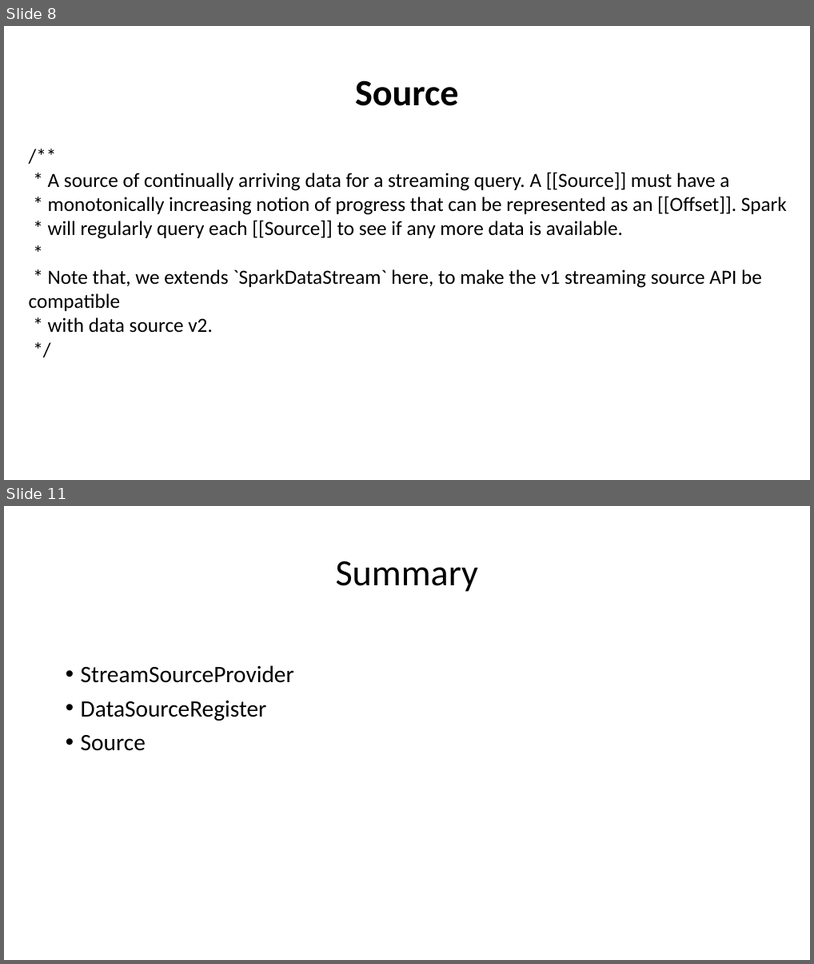
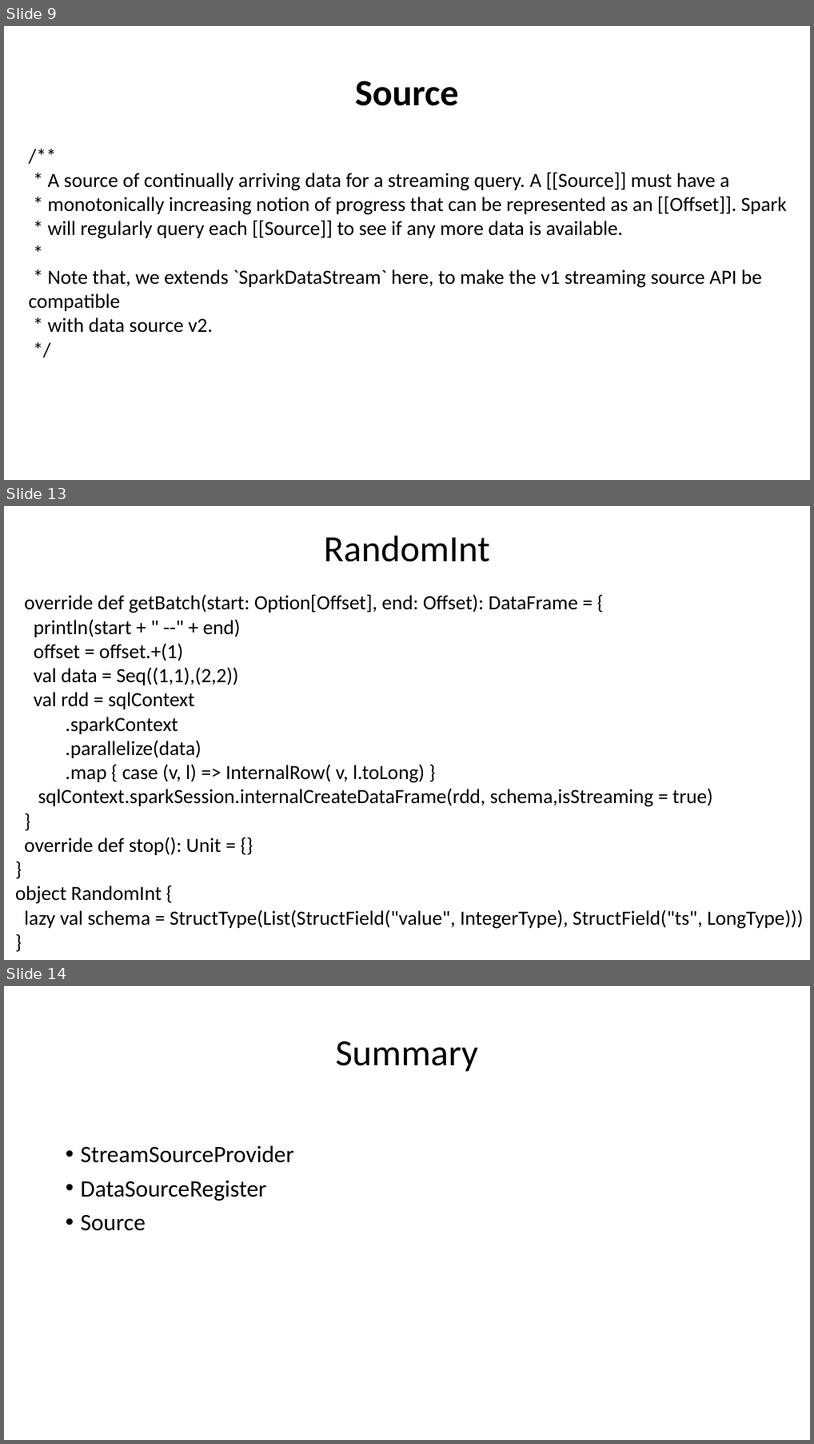
Before and after one commit to nkudinov/apache_spark_pptx, a slide deck: Spark_Custom_Stream_Sources.pptx. Shown one above the other, each under a label of ours: slides 8 and 11 before the commit, slides 9, 13 and 14 after it; the slides between them are not shown. The pictures are 814x964 and 814x1444 pixels, drawn with LibreOffice and Linux fonts; fonts in the diff are those of the drawing. Boxes give left, top, right and bottom in pixels: in the first picture for what was removed or moved away, otherwise in the second. Text is boxed around its words. In the diff, an @@ line names an element or a change of style, - is before the commit and + after.

Commit message:
add custom stream source v1

```diff
--- a/Spark_Custom_Stream_Sources.pptx
+++ b/Spark_Custom_Stream_Sources.pptx
@@ slide 13 added at (4, 506, 810, 960), background #FFFFFF @@
@@ title added at (324, 536, 490, 562), 44 pt, text #000000 @@
+RandomInt
@@ text added at (15, 594, 803, 928), 24 pt, text #000000 @@
+override def getBatch(start: Option[Offset], end: Offset): DataFrame = {
+println(start + " --" + end)
+offset = offset.+(1)
+val data = Seq((1,1),(2,2))
+val rdd = sqlContext
+.sparkContext
+.parallelize(data)
+.map { case (v, l) => InternalRow( v, l.toLong) }
+sqlContext.sparkSession.internalCreateDataFrame(rdd, schema,isStreaming = true)
+}
+override def stop(): Unit = {}
+}
+object RandomInt {
+lazy val schema = StructType(List(StructField("value", IntegerType), StructField("ts", LongType)))
+}
@@ what was slide 8 is now slide 9 @@
@@ what was slide 11 is now slide 14 @@
```
Also in this commit, not shown: 4 slides changed, 2 other slides added.
